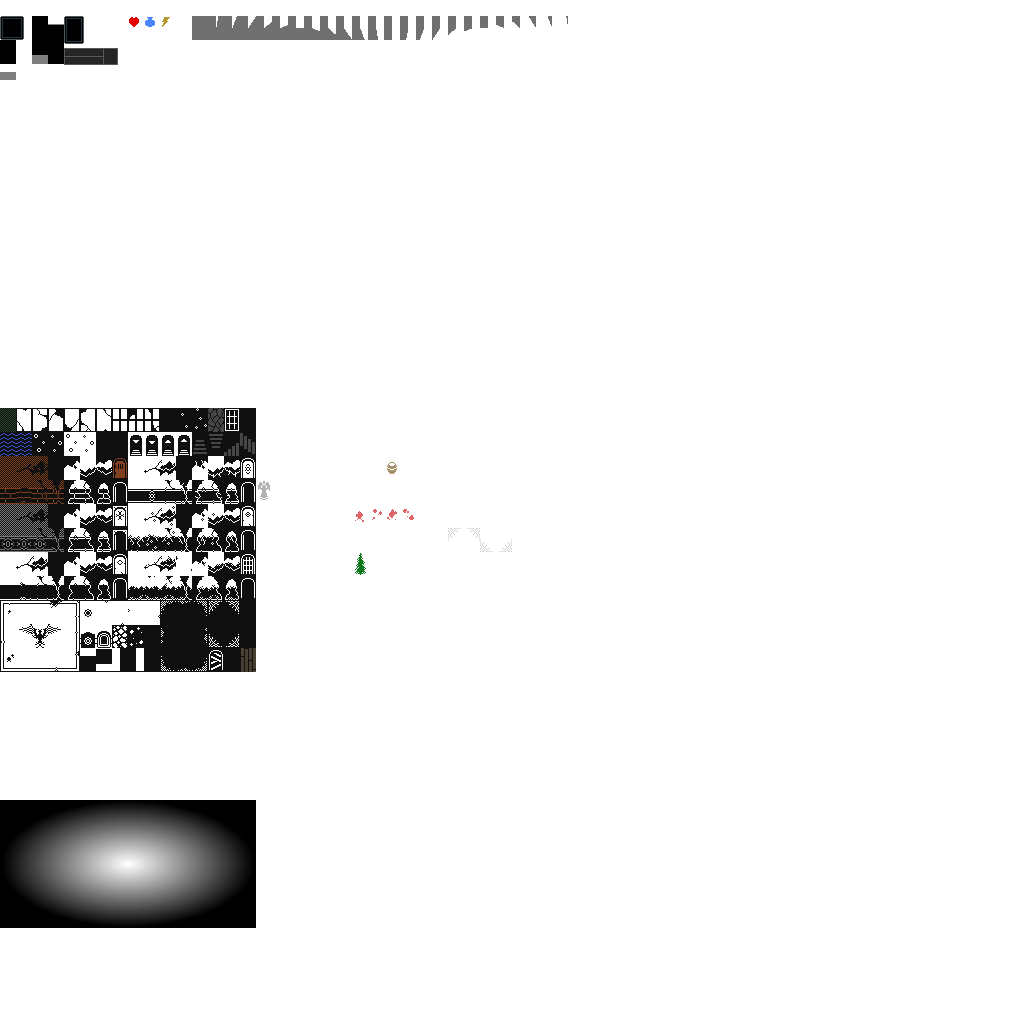
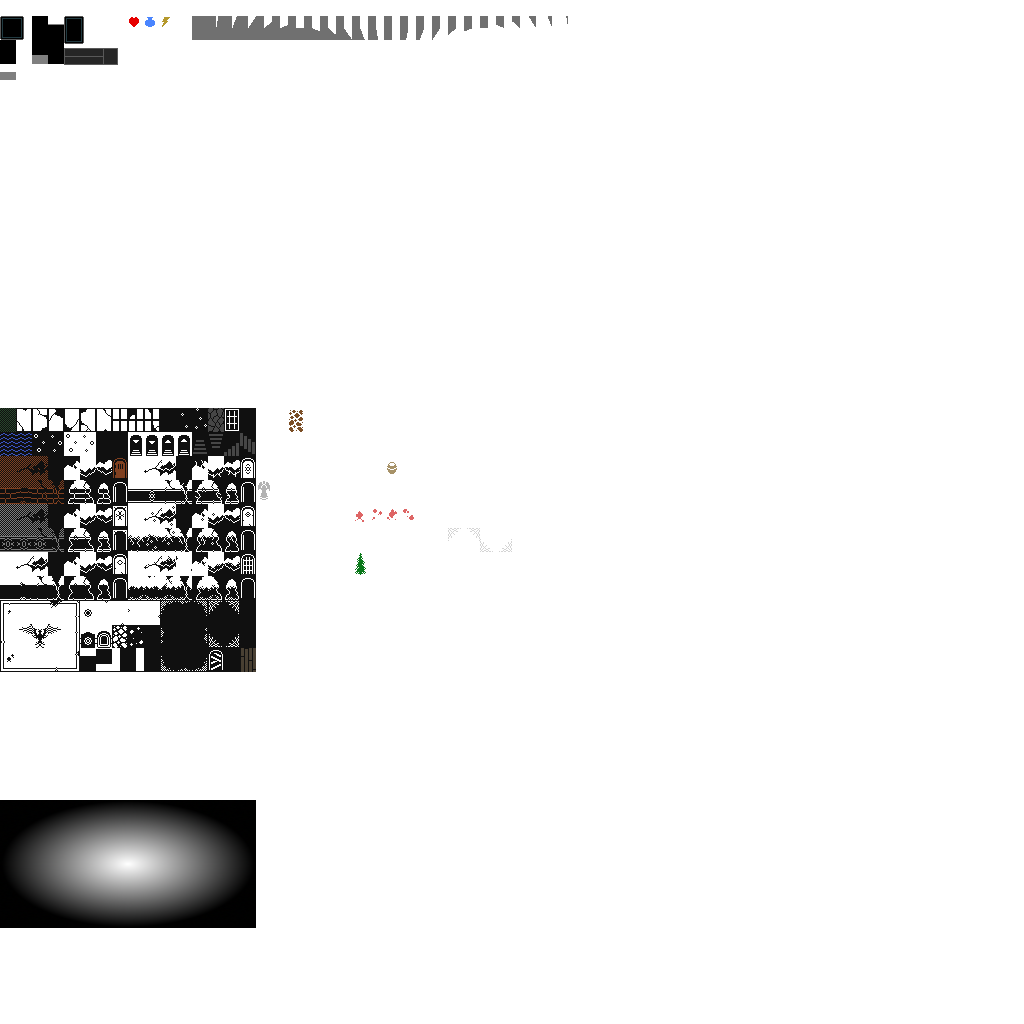
Two versions of the same layered image (1024px x 1024px). Layer-by-layer changes:
painted on "Layer" over [289, 410, 303, 432]
